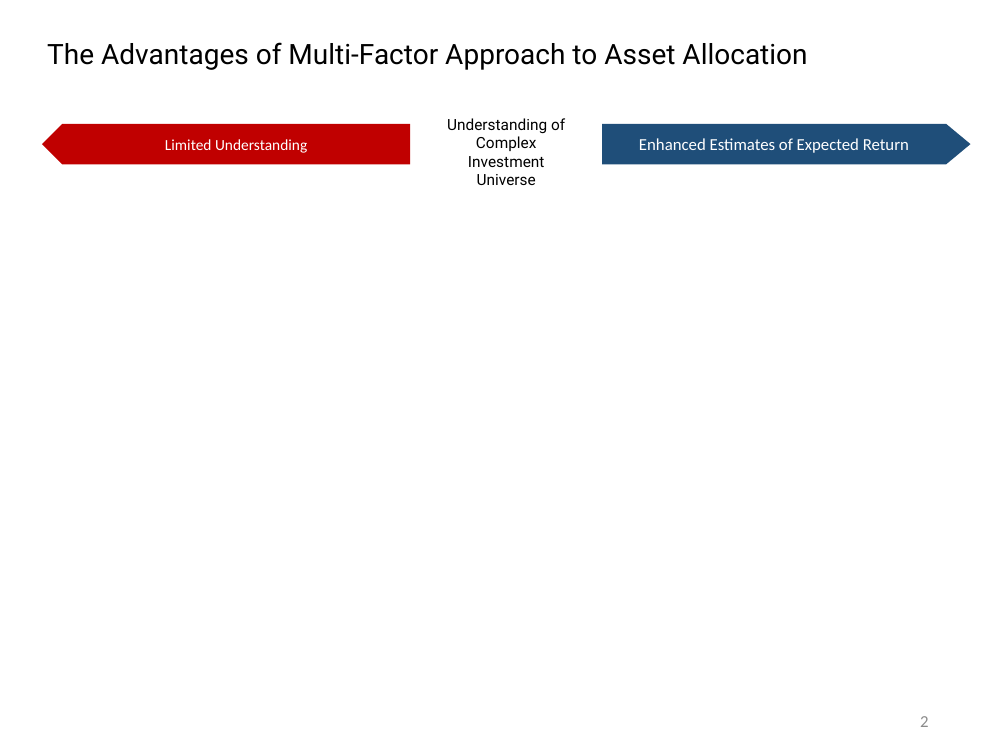
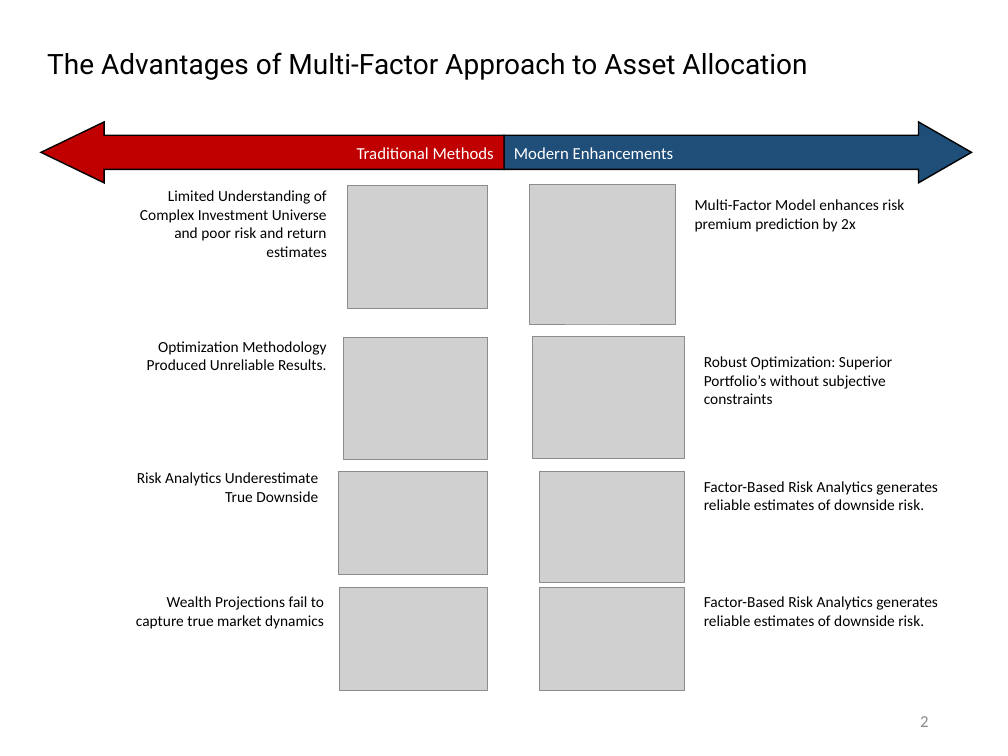
Before and after one commit to fabarker/epsilon-phi, a slide deck: slide 2 of epsilon-phi-core/src/python/epsilonPhi/ep_saa/marketing/Factor Model and Case Studies.pptx. Drawn at 1008x756 pixels with LibreOffice and Linux fonts; fonts in the diff are those of the drawing; grey boxes stand for pictures. Boxes give left, top, right and bottom in pixels: in the first picture for what was removed or moved away, otherwise in the second. Text is boxed around its words. In the diff, an @@ line names an element or a change of style, - is before the commit and + after.

Commit message:
fix bug in fx risk decomposition, additions to case studies

```diff
--- a/epsilon-phi-core/src/python/epsilonPhi/ep_saa/marketing/Factor Model and Case Studies.pptx
+++ b/epsilon-phi-core/src/python/epsilonPhi/ep_saa/marketing/Factor Model and Case Studies.pptx
@@ text "The Advantages of Multi-Factor Approach ...": place and size @@
-text "The Advantages of Multi-Factor Approach ..." at (47, 42, 807, 70)
+text "The Advantages of Multi-Factor Approach ..." at (47, 52, 807, 80)
@@ left arrow "Traditional Methods": place and size @@
-left arrow "Traditional Methods" at (42, 124, 410, 164)
+left arrow "Traditional Methods" at (41, 122, 504, 182)
@@ left arrow "Traditional Methods" at (41, 122, 504, 182): outline none to #000000 1 pt; proportions changed @@
@@ text in left arrow at (357, 147, 494, 159): text changed; size 11 to 12 pt @@
-Limited Understanding
+    Traditional Methods
@@ right arrow "Modern Enhancements" at (504, 122, 972, 182): outline none to #000000 1 pt; proportions changed @@
@@ right arrow "Modern Enhancements": place and size @@
-right arrow "Modern Enhancements" at (602, 124, 970, 164)
+right arrow "Modern Enhancements" at (504, 122, 972, 182)
@@ text in right arrow at (514, 147, 674, 159): text changed @@
-Enhanced Estimates of Expected Return
+Modern Enhancements
@@ text at (140, 190, 327, 257): text changed; font Roboto to Calibri @@
-Understanding of Complex Investment Universe
+Limited Understanding of Complex Investment Universe and poor risk and return estimates
@@ picture added at (347, 185, 487, 308) @@
@@ picture added at (529, 184, 675, 326) @@
@@ text added at (695, 199, 904, 232), 11 pt, text #000000 @@
+Multi-Factor Model enhances risk premium prediction by 2x
@@ text added at (147, 341, 327, 370), 11 pt, text #000000 @@
+Optimization Methodology Produced Unreliable Results.
@@ picture added at (344, 337, 488, 459) @@
@@ picture added at (533, 337, 685, 459) @@
@@ text added at (704, 356, 892, 404), 11 pt, text #000000 @@
+Robust Optimization: Superior Portfolio’s without subjective constraints
@@ text added at (137, 472, 318, 502), 11 pt, text #000000 @@
+Risk Analytics Underestimate True Downside
@@ picture added at (339, 472, 488, 575) @@
@@ picture added at (539, 472, 684, 582) @@
@@ text added at (704, 481, 938, 510), 11 pt, text #000000 @@
+Factor-Based Risk Analytics generates reliable estimates of downside risk.
@@ text added at (136, 596, 324, 629), 11 pt, text #000000 @@
+Wealth Projections fail to capture true market dynamics
@@ picture added at (340, 588, 487, 690) @@
@@ picture added at (539, 588, 684, 690) @@
@@ text added at (704, 596, 938, 626), 11 pt, text #000000 @@
+Factor-Based Risk Analytics generates reliable estimates of downside risk.
```
Also in this commit, not shown: 3 other slides changed, 14 slides added, 12 other files.
